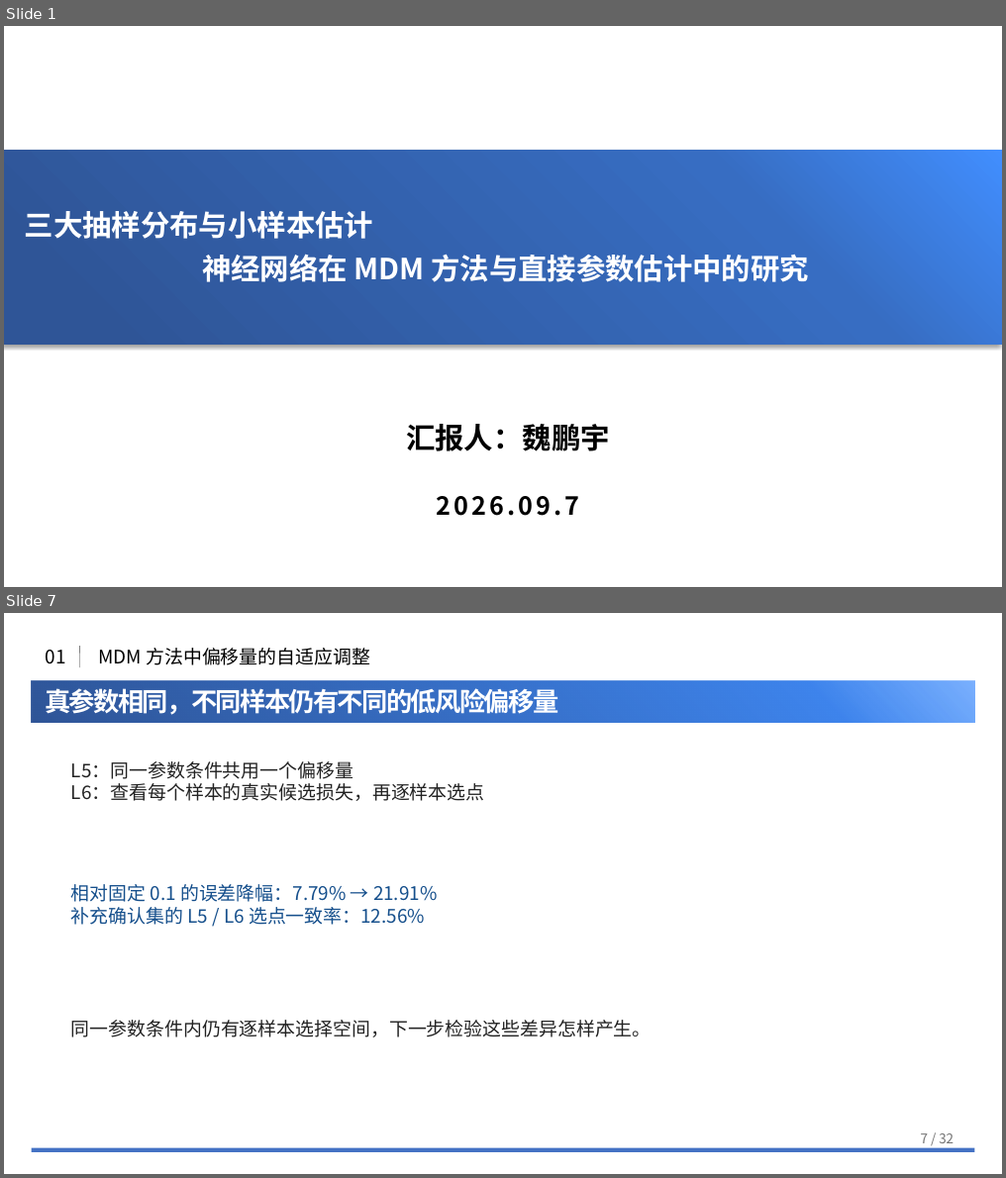
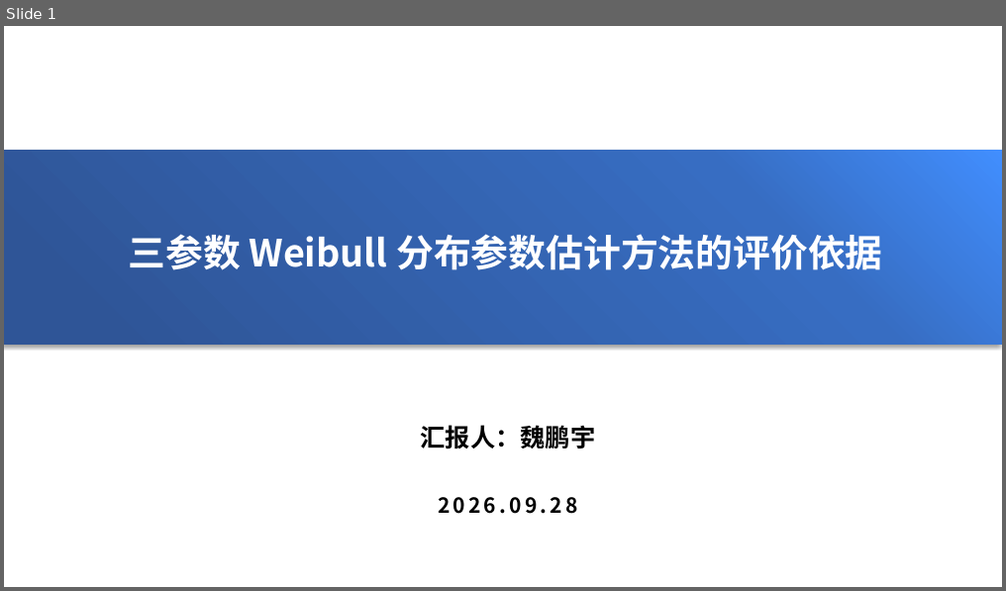
Before and after one commit to NEUwpy/weibull.work, a slide deck: Research/09-Weibull参数估计方法谱系与比较基线/260928组会.pptx. Shown one above the other, each under a label of ours: slides 1 and 7 before the commit, slide 1 after it; the slides between them are not shown. The pictures are 1006x1178 and 1006x591 pixels, drawn with LibreOffice and Linux fonts; fonts in the diff are those of the drawing; background and template pictures are left out. Boxes give left, top, right and bottom in pixels: in the first picture for what was removed or moved away, otherwise in the second. Text is boxed around its words. In the diff, an @@ line names an element or a change of style, - is before the commit and + after.

```diff
--- a/Research/09-Weibull参数估计方法谱系与比较基线/260928组会.pptx
+++ b/Research/09-Weibull参数估计方法谱系与比较基线/260928组会.pptx
@@ slide 7 removed at (4,613,1002,1174), background #FFFFFF @@
@@ text removed at (46,650,66,664) @@
-01
@@ line removed from (79, 667) to (79, 646) @@
@@ text removed at (98,648,370,665) @@
-MDM 方法中偏移量的自适应调整
@@ rectangle removed at (32,681,975,722) @@
@@ text removed at (45,684,558,718) @@
-真参数相同，不同样本仍有不同的低风险偏移量
@@ line removed from (32, 728) to (975, 728) @@
@@ text removed at (71,761,485,801) @@
-L5：同一参数条件共用一个偏移量
-L6：查看每个样本的真实候选损失，再逐样本选点
@@ text removed at (71,884,438,925) @@
-相对固定 0.1 的误差降幅：7.79% → 21.91%
-补充确认集的 L5 / L6 选点一致率：12.56%
@@ text removed at (71,1020,651,1038) @@
-同一参数条件内仍有逐样本选择空间，下一步检验这些差异怎样产生。
@@ text removed at (921,1134,953,1144) @@
-7 / 32
@@ line removed from (32, 1151) to (975, 1151) @@
@@ slide 1 changed as well @@
@@ text at (129,234,882,271): text changed; size 28 to 36 pt @@
-三大抽样分布与小样本估计
-神经网络在 MDM 方法与直接参数估计中的研究
+三参数 Weibull 分布参数估计方法的评价依据
@@ text "汇报人：魏鹏宇" at (421,425,595,450): size 28 to 24 pt @@
@@ text at (438,497,577,514): text changed; size 24 to 20 pt @@
-2026.09.7
+2026.09.28
```
Also in this commit, not shown: 1 other slide changed, 20 slides added, 29 other slides removed, 42 other files.
